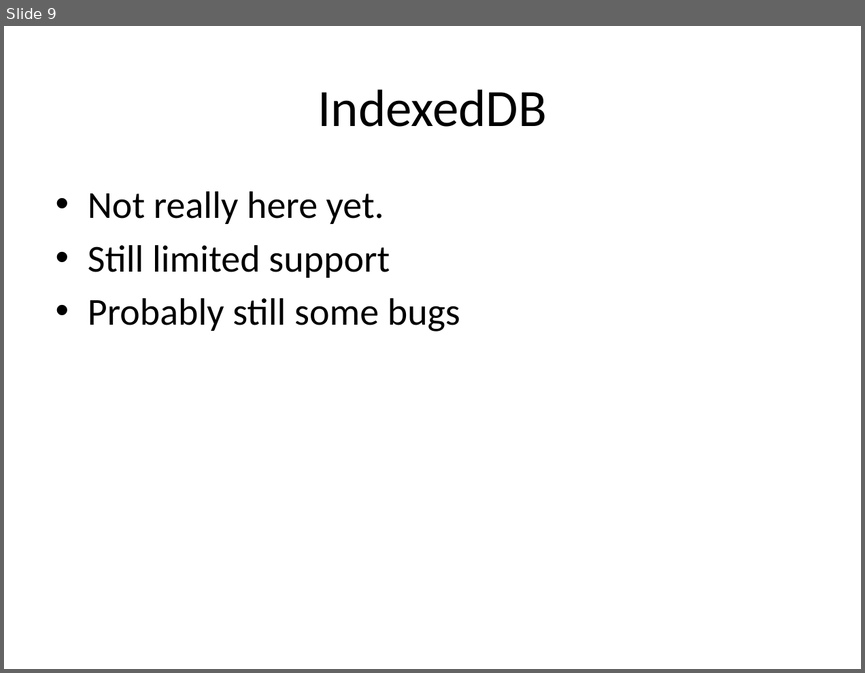
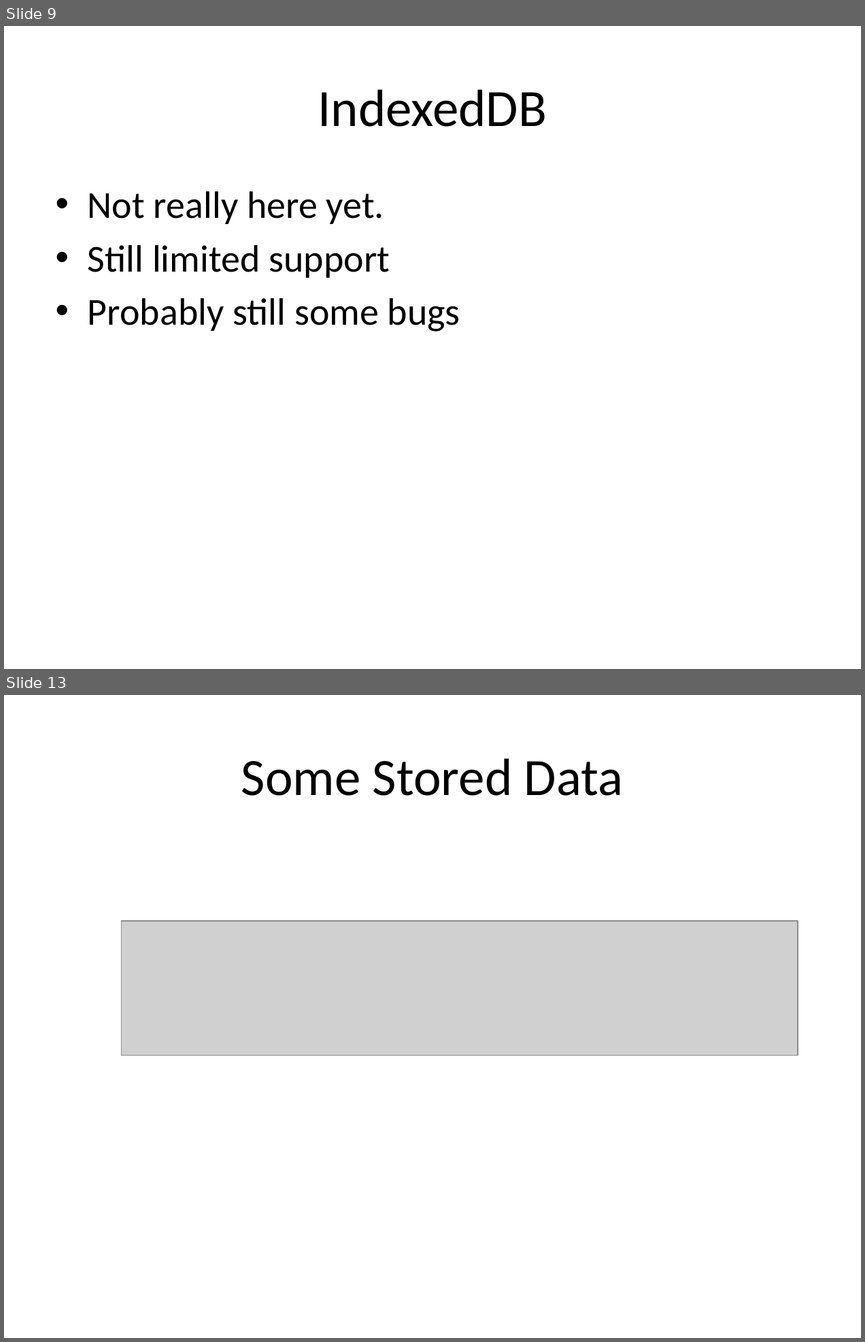
Before and after one commit to chadmichel/IndexedDB_And_Random_Presentation, a slide deck: IndexedDB_And_Random.pptx. Shown one above the other, each under a label of ours: slide 9 before the commit, slides 9 and 13 after it; the slides between them are not shown. The pictures are 865x673 and 865x1342 pixels, drawn with LibreOffice and Linux fonts; fonts in the diff are those of the drawing; grey boxes stand for pictures. Boxes give left, top, right and bottom in pixels: in the first picture for what was removed or moved away, otherwise in the second. Text is boxed around its words. In the diff, an @@ line names an element or a change of style, - is before the commit and + after.

```diff
--- a/IndexedDB_And_Random.pptx
+++ b/IndexedDB_And_Random.pptx
@@ slide 13 added at [4,695,861,1338], background #FFFFFF @@
@@ title added at [241,758,623,796], 44 pt, text #000000 @@
+Some Stored Data
@@ picture added at [122,921,798,1055] @@
```
Also in this commit, not shown: 4 other slides added.
